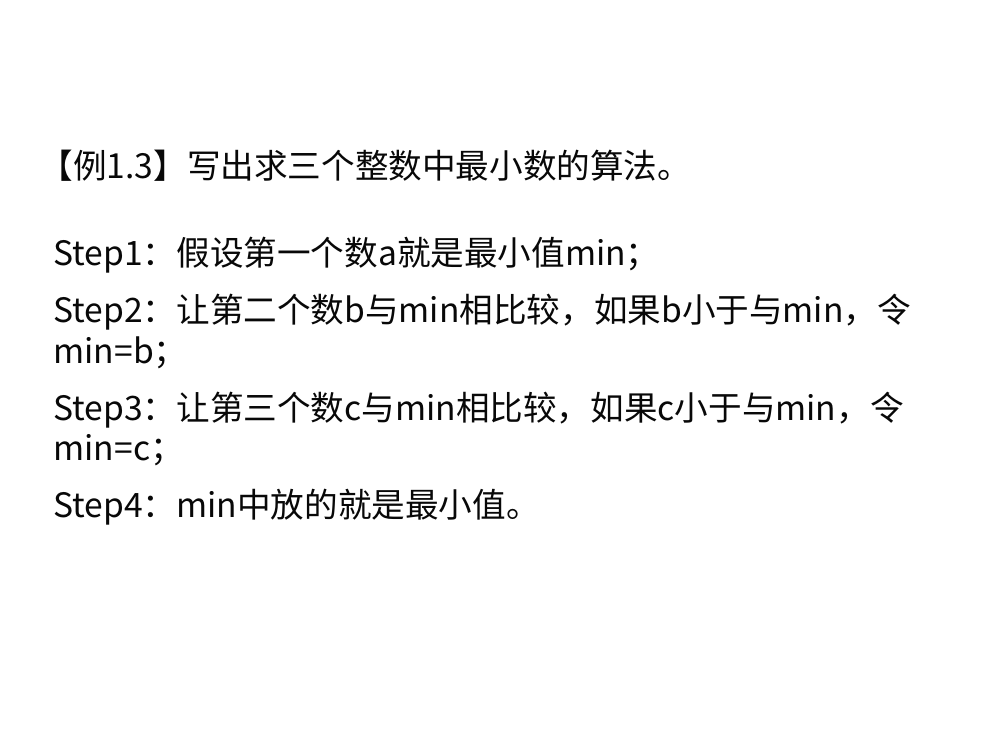
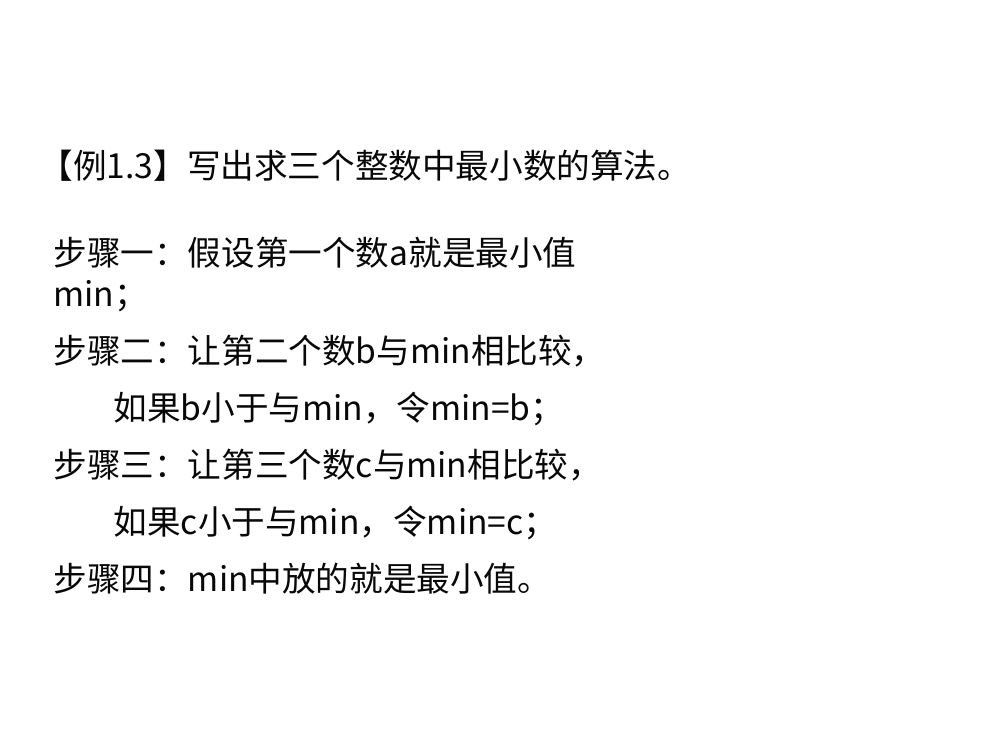
Before and after one commit to liutongling/DP, a slide deck: slide 31 of file/第1章 概论.pptx (slide 18 before the commit). Drawn at 1008x756 pixels with LibreOffice and Linux fonts; fonts in the diff are those of the drawing; background and template pictures are left out. Boxes give left, top, right and bottom in pixels: in the first picture for what was removed or moved away, otherwise in the second. Text is boxed around its words. In the diff, an @@ line names an element or a change of style, - is before the commit and + after.

Commit message:
完成第一章的ppt

```diff
--- a/file/第1章 概论.pptx
+++ b/file/第1章 概论.pptx
@@ text at <box>53,236,605,594</box>: text changed @@
-Step1：假设第一个数a就是最小值min；
-Step2：让第二个数b与min相比较，如果b小于与min，令min=b；
-Step3：让第三个数c与min相比较，如果c小于与min，令min=c；
-Step4：min中放的就是最小值。
+步骤一：假设第一个数a就是最小值min；
+步骤二：让第二个数b与min相比较，
+如果b小于与min，令min=b；
+步骤三：让第三个数c与min相比较，
+如果c小于与min，令min=c；
+步骤四：min中放的就是最小值。
```
Also in this commit, not shown: 5 other slides changed, 13 slides added.
